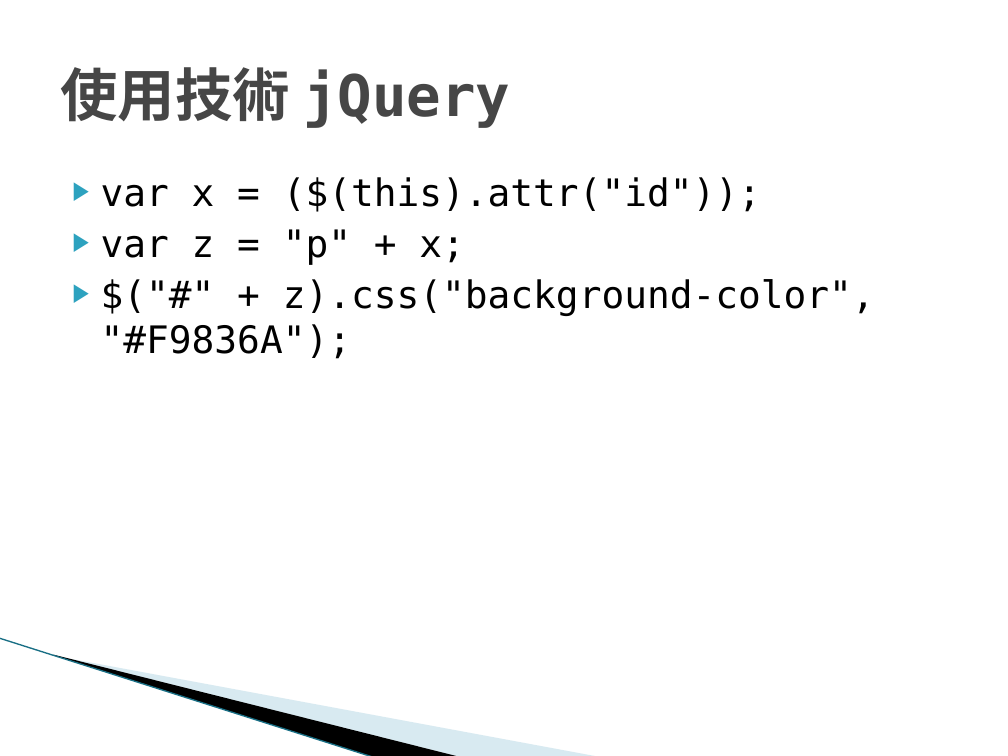
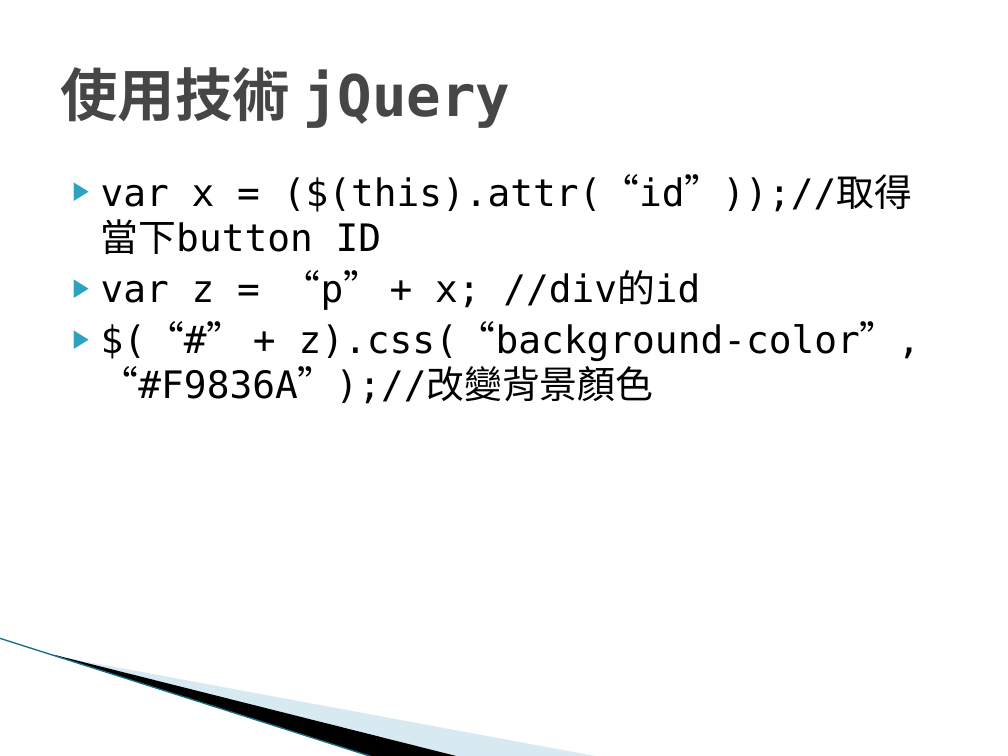
Before and after one commit to brad072623/hw, a slide deck: slide 8 of 台灣旅遊地圖-00757108+00757128.pptx (slide 5 before the commit). Drawn at 1008x756 pixels with LibreOffice and Linux fonts; fonts in the diff are those of the drawing; background and template pictures are left out. Boxes give left, top, right and bottom in pixels: in the first picture for what was removed or moved away, otherwise in the second. Text is boxed around its words. In the diff, an @@ line names an element or a change of style, - is before the commit and + after.

```diff
--- a/台灣旅遊地圖-00757108+00757128.pptx
+++ b/台灣旅遊地圖-00757108+00757128.pptx
@@ text at [101,175,921,404]: text changed @@
-▶ var x = ($(this).attr("id"));
-▶ var z = "p" + x;
-▶ $("#" + z).css("background-color", "#F9836A");
+▶ var x = ($(this).attr(“id”));//取得當下button ID
+▶ var z = “p” + x; //div的id
+▶ $(“#” + z).css(“background-color”, “#F9836A”);//改變背景顏色
```
Also in this commit, not shown: 4 other slides changed, 6 slides added, 1 slide removed.
